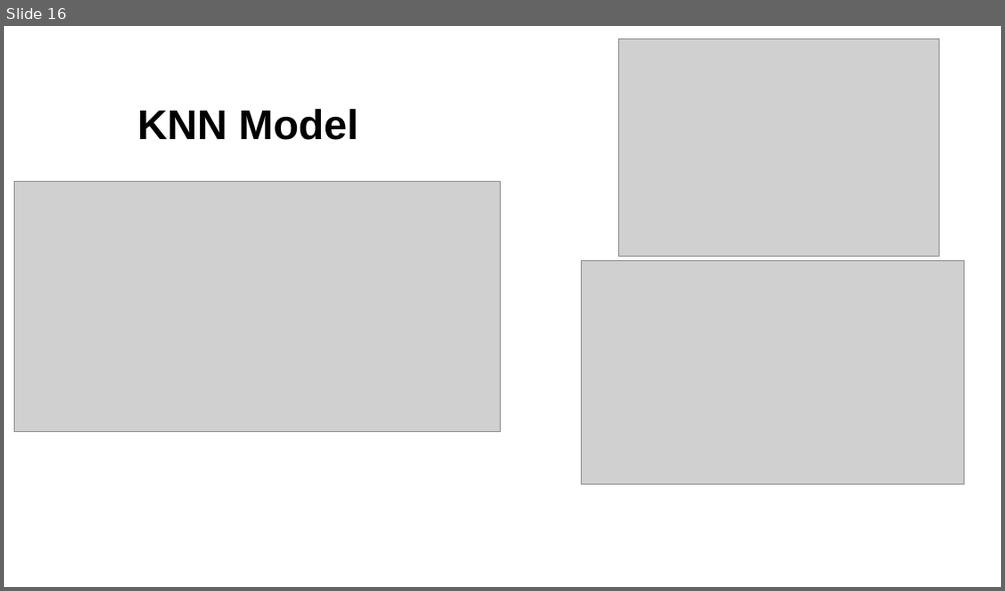
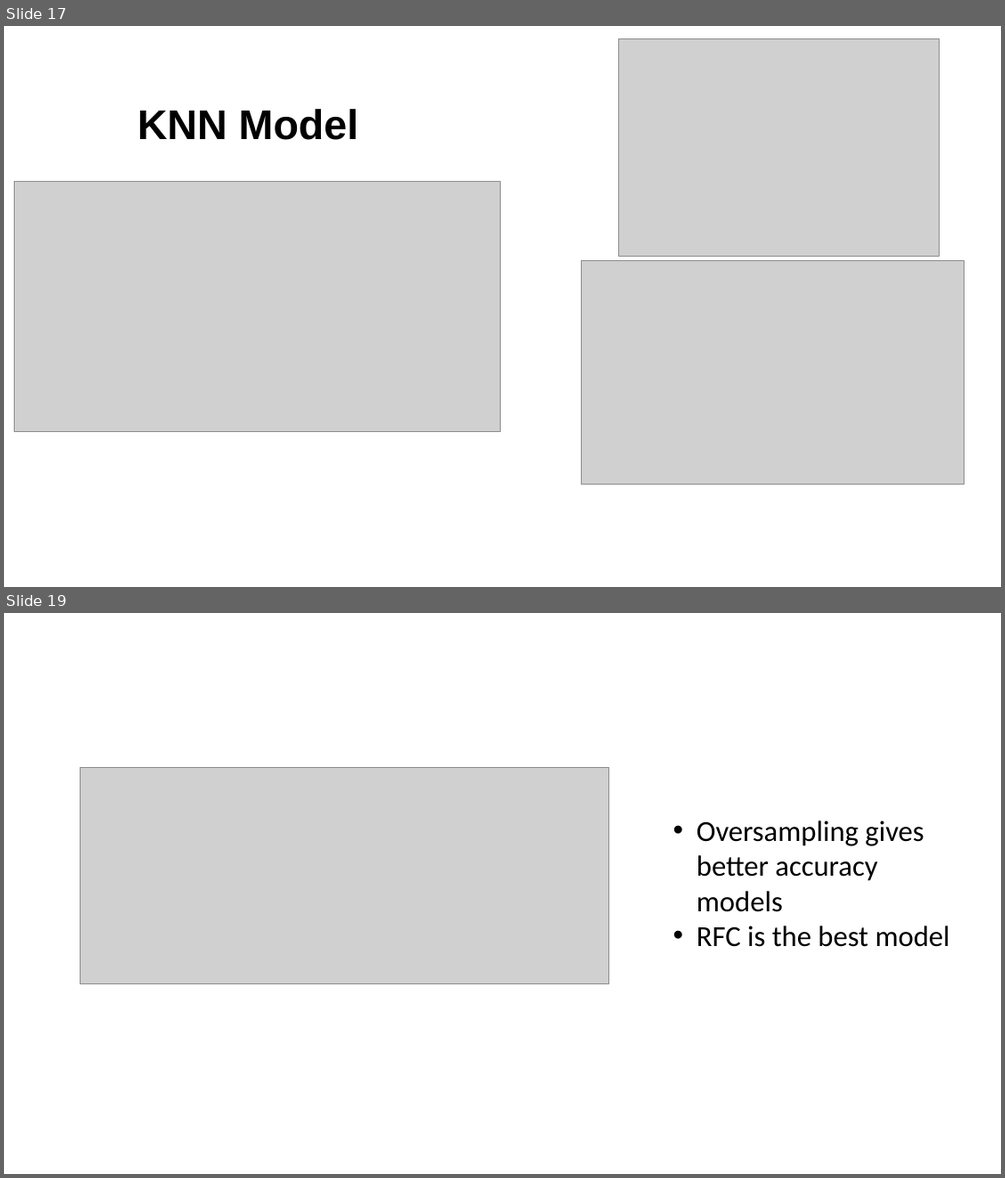
Before and after one commit to orangekim28/Team5_DataMining6103, a slide deck: Data_Mining_Team5.pptx. Shown one above the other, each under a label of ours: slide 16 before the commit, slides 17 and 19 after it; the slides between them are not shown. The pictures are 1005x591 and 1005x1178 pixels, drawn with LibreOffice and Linux fonts; fonts in the diff are those of the drawing; grey boxes stand for pictures; background and template pictures are left out. Boxes give left, top, right and bottom in pixels: in the first picture for what was removed or moved away, otherwise in the second. Text is boxed around its words. In the diff, an @@ line names an element or a change of style, - is before the commit and + after.

```diff
--- a/Data_Mining_Team5.pptx
+++ b/Data_Mining_Team5.pptx
@@ slide 19 added at [4,613,1001,1174], background picture (left out) @@
@@ picture added at [81,768,609,985] @@
@@ text added at [696,820,950,947], 28 pt, text #000000 @@
+• Oversampling gives better accuracy models
+• RFC is the best model
@@ what was slide 16 is now slide 17 @@
```
Also in this commit, not shown: 3 slides changed, 3 other slides added.
